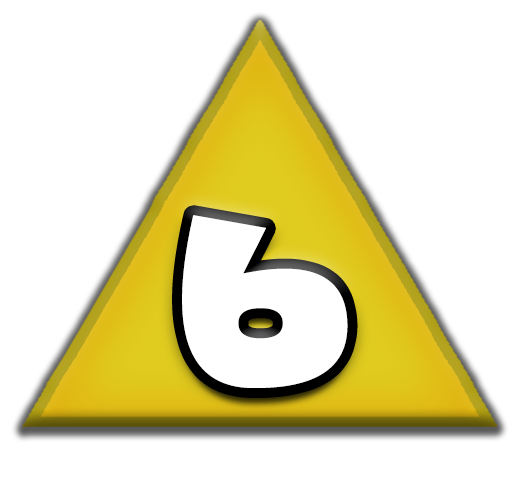
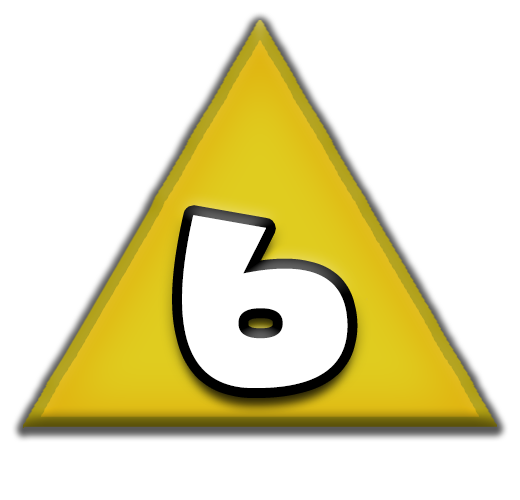
Before/after of a 520x500 layered artwork. What changed in the layer stack:
pixels changed over box(171, 237, 358, 415) (layer not identified)
